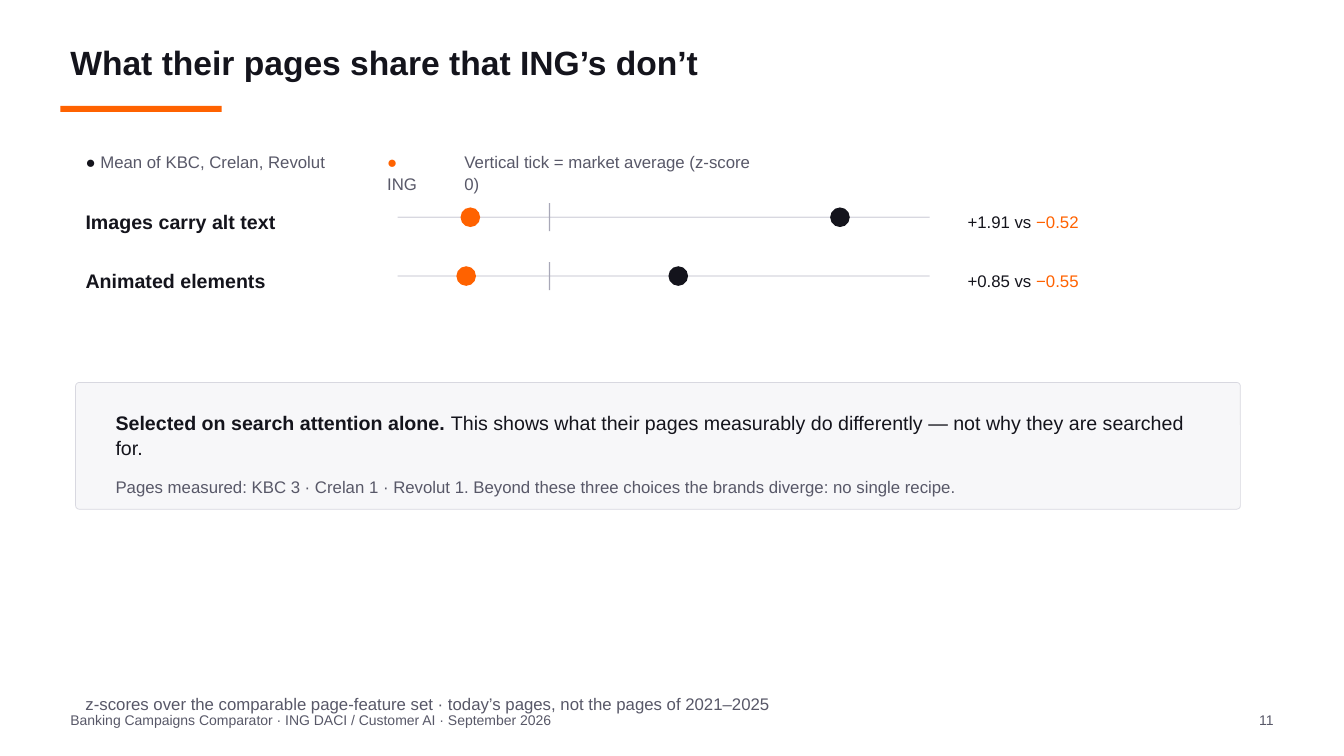
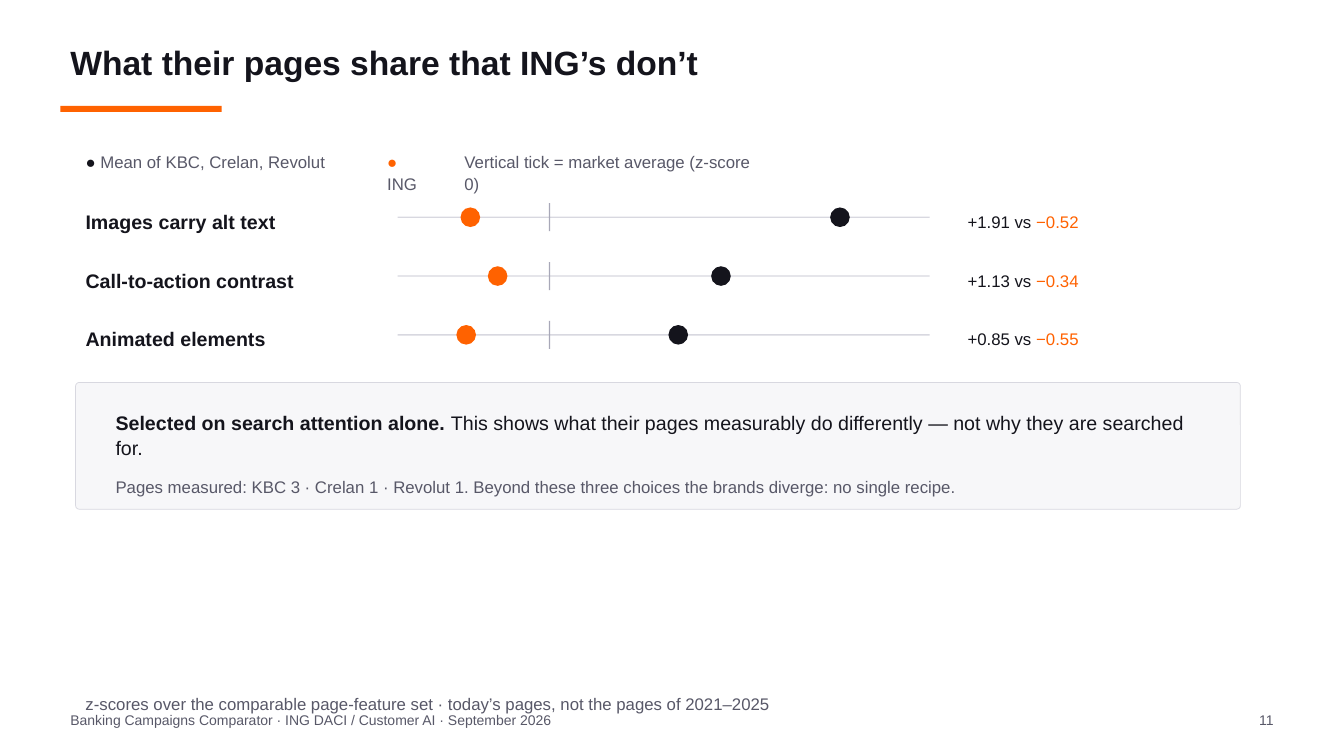
Before and after one commit to Siegried81/ing-usecase, a slide deck: slide 11 of docs/Banking_Campaigns_Comparator.pptx. Drawn at 1344x756 pixels with LibreOffice and Linux fonts; fonts in the diff are those of the drawing. Boxes give left, top, right and bottom in pixels: in the first picture for what was removed or moved away, otherwise in the second. Text is boxed around its words. In the diff, an @@ line names an element or a change of style, - is before the commit and + after.

```diff
--- a/docs/Banking_Campaigns_Comparator.pptx
+++ b/docs/Banking_Campaigns_Comparator.pptx
@@ ellipse added at (488, 266, 507, 285), fill #FF6200 @@
@@ ellipse added at (712, 266, 731, 285), fill #14141C @@
@@ text added at (86, 273, 293, 289), 14 pt, text #14141C, bold @@
+Call-to-action contrast
@@ text added at (968, 275, 1078, 287), 12 pt, text #14141C @@
++1.13 vs −0.34
@@ rectangle added at (548, 321, 549, 349), fill #A8A8B8 @@
@@ 2 texts, 2 ellipses: place and size @@
-2 texts, 2 ellipses at (86, 266, 1078, 289)
+2 texts, 2 ellipses at (86, 325, 1078, 347)
@@ rectangle added at (397, 335, 930, 336), fill #D8D8E0 @@
```
Also in this commit, not shown: 25 other slides changed, 1 slide removed.
